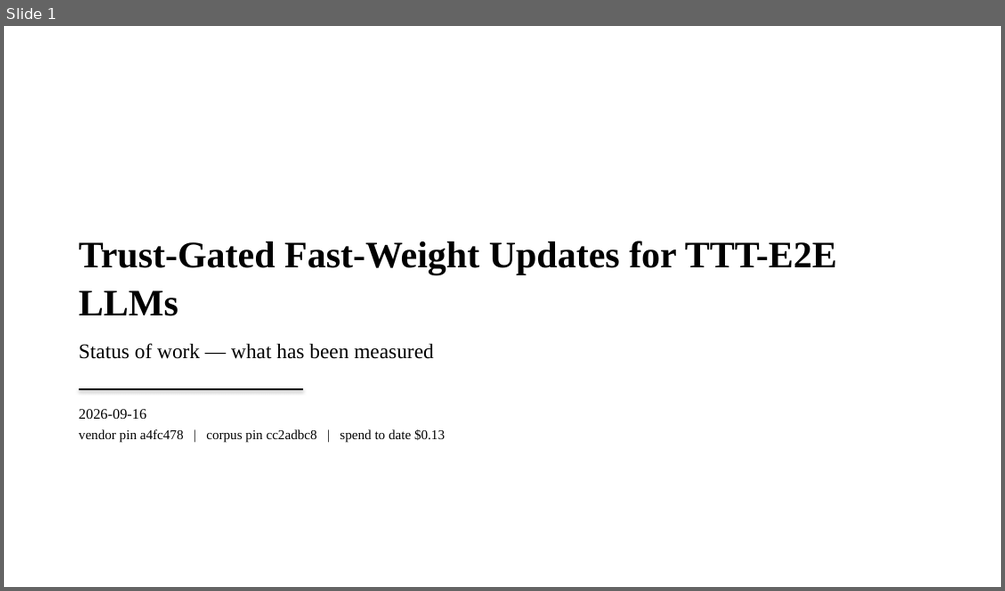
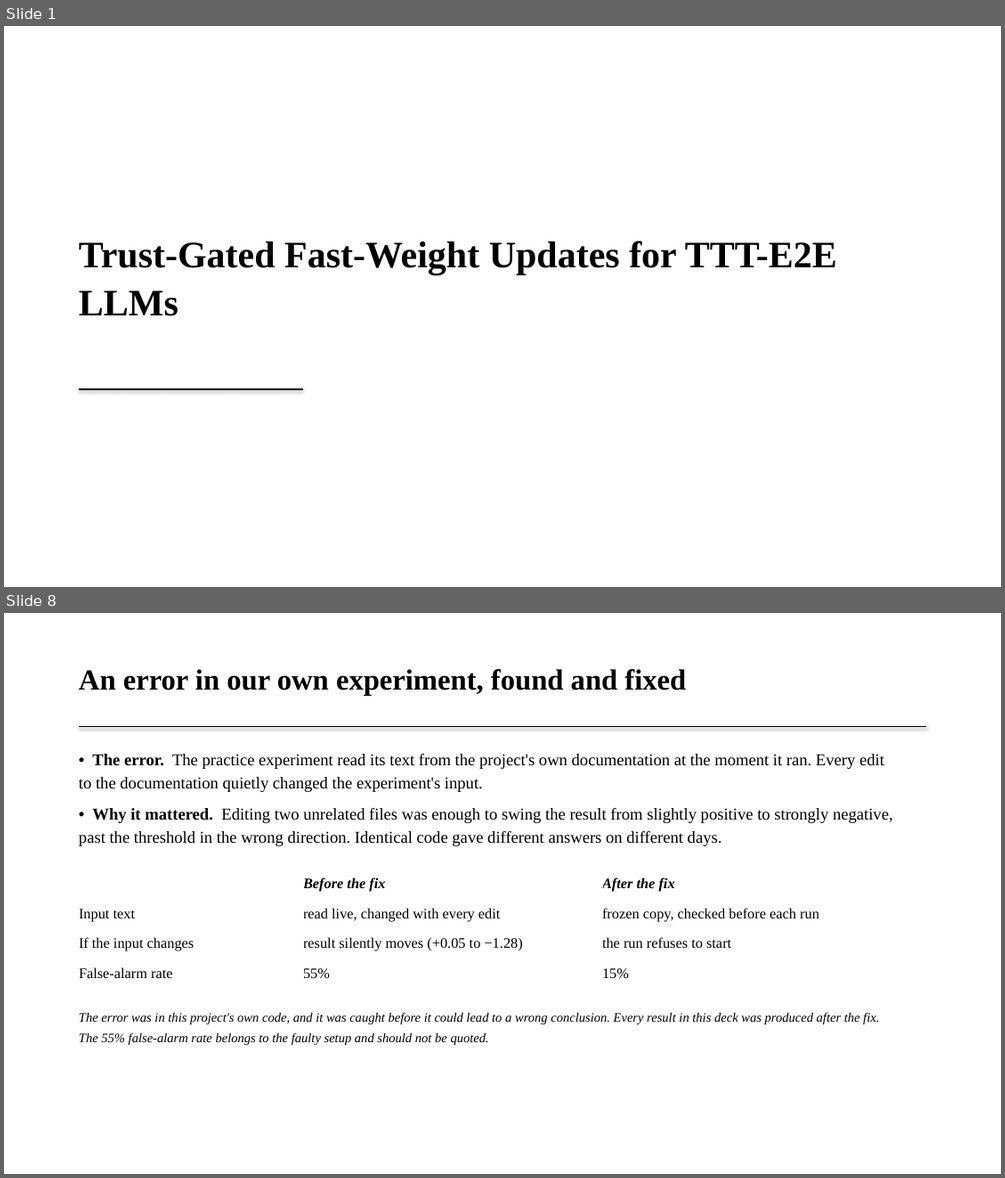
Before and after one commit to Deep-Learning-130/Trust-Gated-Fast-Weight-Updates-for-TTT-E2E-LLMs, a slide deck: docs/review/TrustGate_Results_2026-09-16.pptx. Shown one above the other, each under a label of ours: slide 1 before the commit, slides 1 and 8 after it; the slides between them are not shown. The pictures are 1005x591 and 1005x1178 pixels, drawn with LibreOffice and Linux fonts; fonts in the diff are those of the drawing. Boxes give left, top, right and bottom in pixels: in the first picture for what was removed or moved away, otherwise in the second. Text is boxed around its words. In the diff, an @@ line names an element or a change of style, - is before the commit and + after.

```diff
--- a/docs/review/TrustGate_Results_2026-09-16.pptx
+++ b/docs/review/TrustGate_Results_2026-09-16.pptx
@@ slide 8 added at [4, 613, 1001, 1174], background #FFFFFF @@
@@ text added at [79, 669, 686, 695], 28 pt, text #000000, bold @@
+An error in our own experiment, found and fixed
@@ line added from (79, 727) to (926, 727), #000000 0.75 pt @@
@@ text added at [79, 754, 893, 846], 16 pt, text #000000 @@
+• The error. The practice experiment read its text from the project's own documentation at the moment it ran. Every edit to the documentation quietly changed the experiment's input.
+• Why it mattered. Editing two unrelated files was enough to swing the result from slightly positive to strongly negative, past the threshold in the wrong direction. Identical code gave different answers on different days.
@@ table added at [79, 868, 901, 989], 4 rows, 3 columns @@
+ | Before the fix | After the fix
+Input text | read live, changed with every edit | frozen copy, checked before each run
+If the input changes | result silently moves (+0.05 to −1.28) | the run refuses to start
+False-alarm rate | 55% | 15%
@@ text added at [79, 1012, 879, 1045], 12.5 pt, text #000000, italic @@
+The error was in this project's own code, and it was caught before it could lead to a wrong conclusion. Every result in this deck was produced after the fix. The 55% false-alarm rate belongs to the faulty setup and should not be quoted.
@@ slide 1 changed as well @@
@@ text "Trust-Gated Fast-Weight Updates for TTT-E2E ..." at [79, 240, 837, 316]: less space between paragraphs @@
@@ text at [79, 343, 433, 359]: paragraph removed @@
-Status of work — what has been measured
@@ text removed at [79, 409, 445, 443] @@
-2026-09-16
-vendor pin a4fc478 | corpus pin cc2adbc8 | spend to date $0.13
```
Also in this commit, not shown: 12 other slides added, 9 slides removed, 3 other files.
